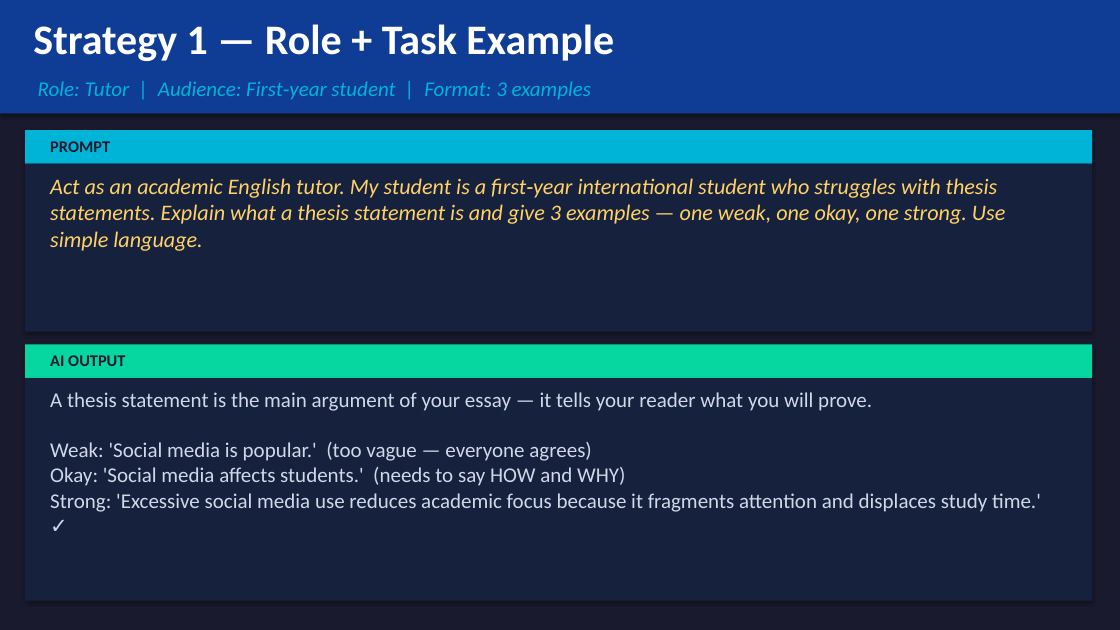
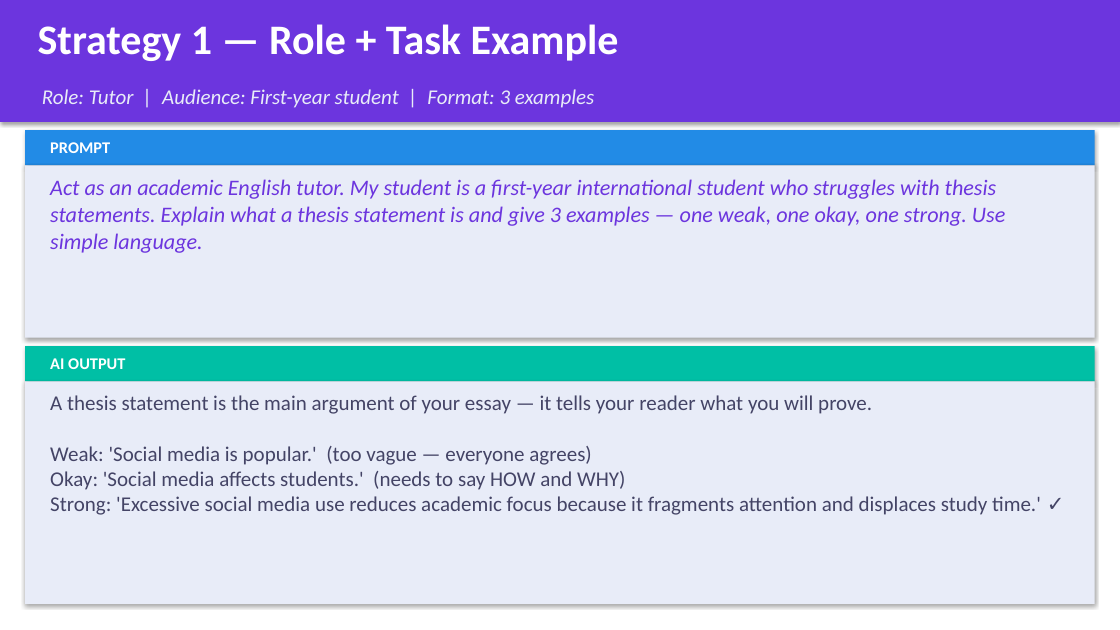
Before and after one commit to pegleg31/powerpoints, a slide deck: slide 18 of AI_Workshop_Presentation.pptx (slide 30 before the commit). Drawn at 1120x630 pixels with LibreOffice and Linux fonts; fonts in the diff are those of the drawing. Boxes give left, top, right and bottom in pixels: in the first picture for what was removed or moved away, otherwise in the second. Text is boxed around its words. In the diff, an @@ line names an element or a change of style, - is before the commit and + after.

```diff
--- a/AI_Workshop_Presentation.pptx
+++ b/AI_Workshop_Presentation.pptx
@@ background #1A1A2E to #FFFFFF @@
@@ rectangle: place and size @@
-rectangle at box(0, 0, 1120, 113)
+rectangle at box(0, 0, 1120, 122)
@@ rectangle at box(0, 0, 1120, 122): fill #0F3D96 to #6C35DE @@
@@ text "Strategy 1 — Role + ...": place and size @@
-text "Strategy 1 — Role + ..." at box(33, 24, 614, 61)
+text "Strategy 1 — Role + ..." at box(38, 24, 619, 61)
@@ text at box(42, 89, 594, 108): text changed; text colour #00B4D8 to #E8ECF8 @@
-Role: Tutor | Audience: First‑year student | Format: 3 examples
+Role: Tutor | Audience: First-year student | Format: 3 examples
@@ rectangle at box(25, 130, 1095, 166): fill #00B4D8 to #228BE6 @@
@@ text "PROMPT" at box(50, 142, 110, 153): text colour #1A1A2E to #FFFFFF @@
@@ rectangle at box(25, 166, 1095, 338): fill #16213E to #E8ECF8 @@
@@ rectangle: place and size @@
-rectangle at box(25, 164, 1092, 332)
+rectangle at box(25, 166, 1095, 338)
@@ text at box(50, 179, 1005, 253): text changed; text colour #FFD166 to #6C35DE @@
-Act as an academic English tutor. My student is a first‑year international student who struggles with thesis statements. Explain what a thesis statement is and give 3 examples — one weak, one okay, one strong. Use simple language.
+Act as an academic English tutor. My student is a first-year international student who struggles with thesis statements. Explain what a thesis statement is and give 3 examples — one weak, one okay, one strong. Use simple language.
@@ rectangle at box(25, 346, 1095, 381): fill #06D6A0 to #00BFA5 @@
@@ text "AI OUTPUT" at box(50, 358, 125, 369): text colour #1A1A2E to #FFFFFF @@
@@ rectangle at box(25, 381, 1095, 604): fill #16213E to #E8ECF8 @@
@@ text "A thesis statement is the ..." at box(50, 395, 1041, 515): text colour #D0D8E8 to #444466 @@
```
Also in this commit, not shown: 43 other slides changed, 12 slides removed, 1 other file.
